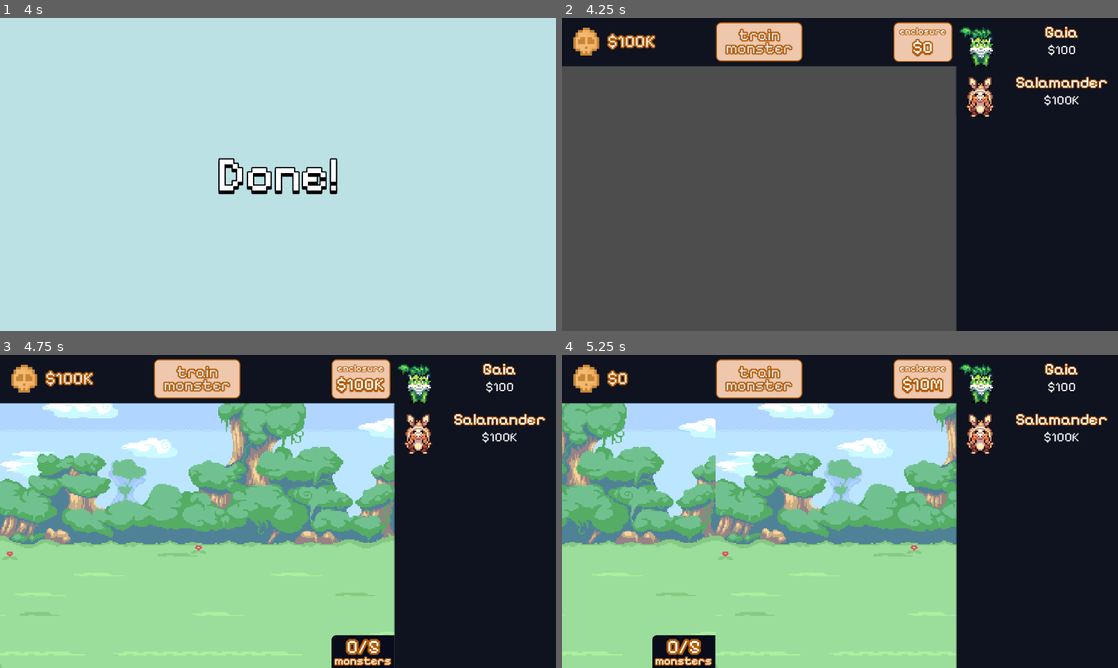
Above: before the commit, frames 1-4 (two rows, left to right).
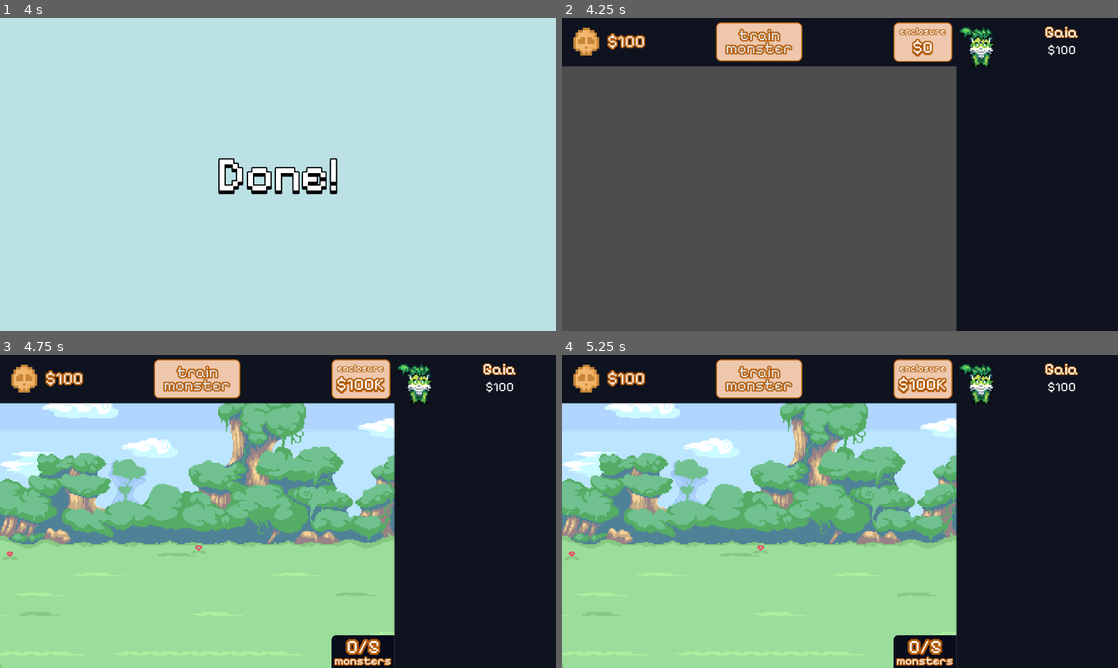
Above: after the commit, the same moments.

Repository: verstraate/monster-daycare
Game: Godot game, scene res://_Scenes/MainMenu/main_menu.tscn
The game is run twice, just before and just after one commit, with the same random seed, the same clock (stepped at 60 frames per second) and the same inputs.
Inputs (mouse positions are in pixels of both pictures, inside the frame that each line leads up to):
- Up to frame 1 (4 s): click (278, 174) at 0.5 s; click "Gaia" at 1.25 s; click "Salamander" (after the commit: "Gaia") at 2 s; click "$0" at 2.75 s; click "train monster" at 3.5 s
- Up to frame 2 (4.25 s): no input
- Up to frame 3 (4.75 s): click "$0" at 4.25 s
- Up to frame 4 (5.25 s): click "$100K" at 5 s

Frame 1 is identical in both runs. In frame 2, 1.1% of the frame differs, in the area x 14-99%, y 5-32%; in frame 3, 1.1%; in frame 4, 24%, in the area x 0-99%, y 5-100%.

Commit message:
fix: Restored starting money to default from testing value

Diff:
--- a/_Scenes/Game/game.tscn
+++ b/_Scenes/Game/game.tscn
@@ -14,7 +14,7 @@
 
 [node name="MoneyManager" parent="." instance=ExtResource("2_c7f46")]
 process_mode = 3
-starting_money = "100000"
+starting_money = "100"
 
 [node name="ProgressionManager" type="Node2D" parent="." groups=["Persist"]]
 process_mode = 3
